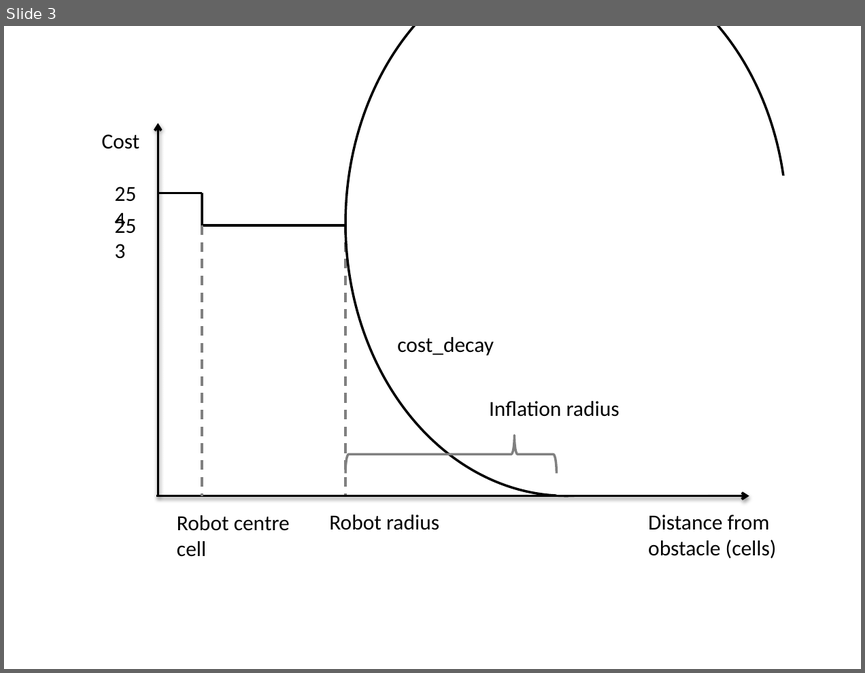
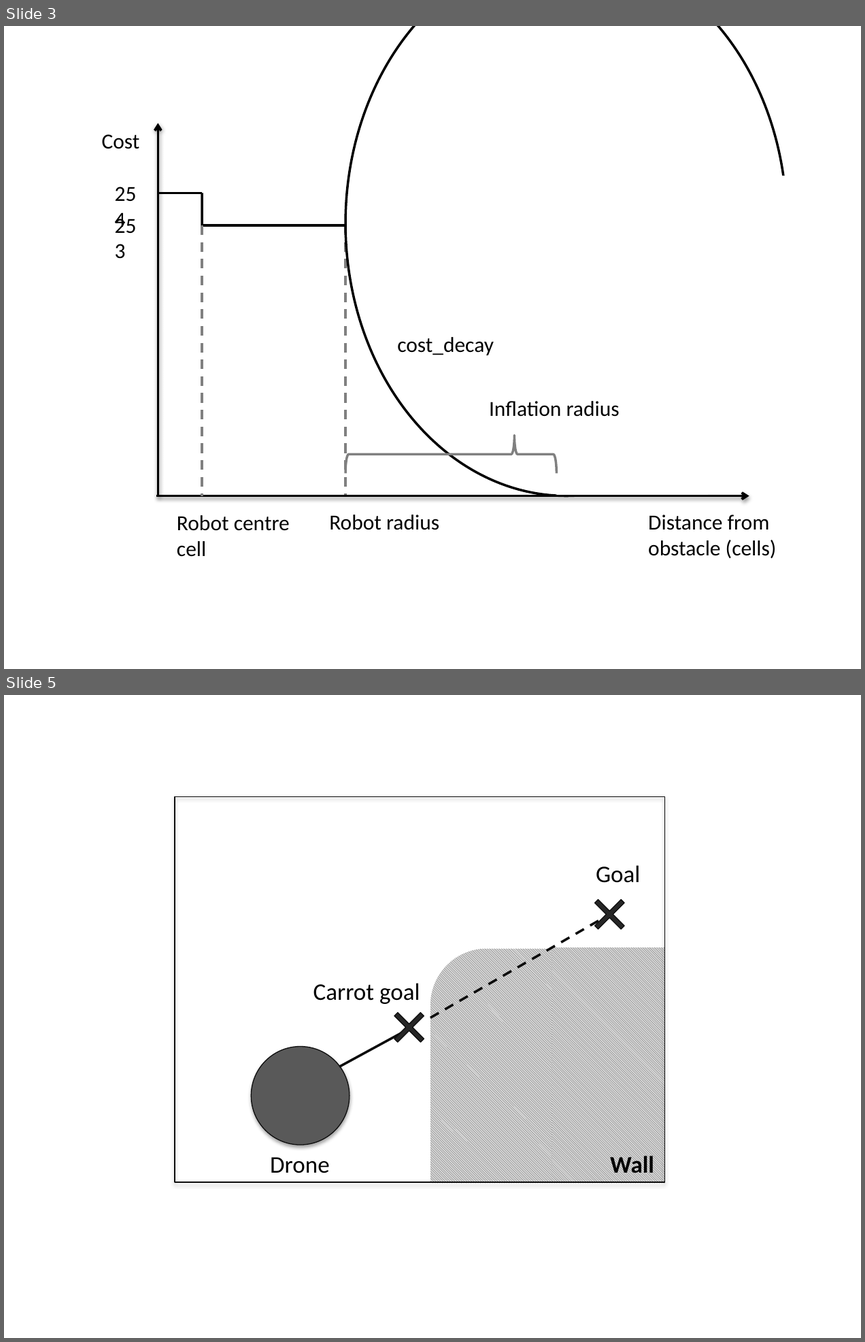
Before and after one commit to lachyd/final_report, a slide deck: imgs/created_images.pptx. Shown one above the other, each under a label of ours: slide 3 before the commit, slides 3 and 5 after it; the slides between them are not shown. The pictures are 865x673 and 865x1342 pixels, drawn with LibreOffice and Linux fonts; fonts in the diff are those of the drawing. Boxes give left, top, right and bottom in pixels: in the first picture for what was removed or moved away, otherwise in the second. Text is boxed around its words. In the diff, an @@ line names an element or a change of style, - is before the commit and + after.

```diff
--- a/imgs/created_images.pptx
+++ b/imgs/created_images.pptx
@@ slide 5 added at (4,695,861,1338), background #FFFFFF @@
@@ rectangle added at (175,797,664,1183), outline #0D0D0D 0.75 pt @@
@@ text added at (596,865,640,883), 20 pt, text #000000 @@
+Goal
@@ cross added at (584,889,634,939), fill #262626, outline #0D0D0D 0.75 pt @@
@@ line added from (430, 1017) to (610, 915), #0D0D0D 2 pt dashed @@
@@ round same rect added at (430,949,666,1183), fill pattern #404040 on #D9D9D9 @@
@@ rectangle added at (551,948,664,1183), fill pattern #404040 on #D9D9D9 @@
@@ text added at (313,983,420,1004), 20 pt, text #000000 @@
+Carrot goal
@@ cross added at (383,1002,434,1052), fill #262626, outline #0D0D0D 0.75 pt @@
@@ line added from (339, 1067) to (409, 1028), #0D0D0D 2 pt @@
@@ ellipse added at (251,1047,349,1145), fill #595959, outline #0D0D0D 0.75 pt @@
@@ text added at (270,1157,330,1173), 20 pt, text #000000 @@
+Drone
@@ text added at (610,1155,654,1173), 20 pt, text #000000, bold @@
+Wall
```
Also in this commit, not shown: 2 other slides added, 12 other files.
